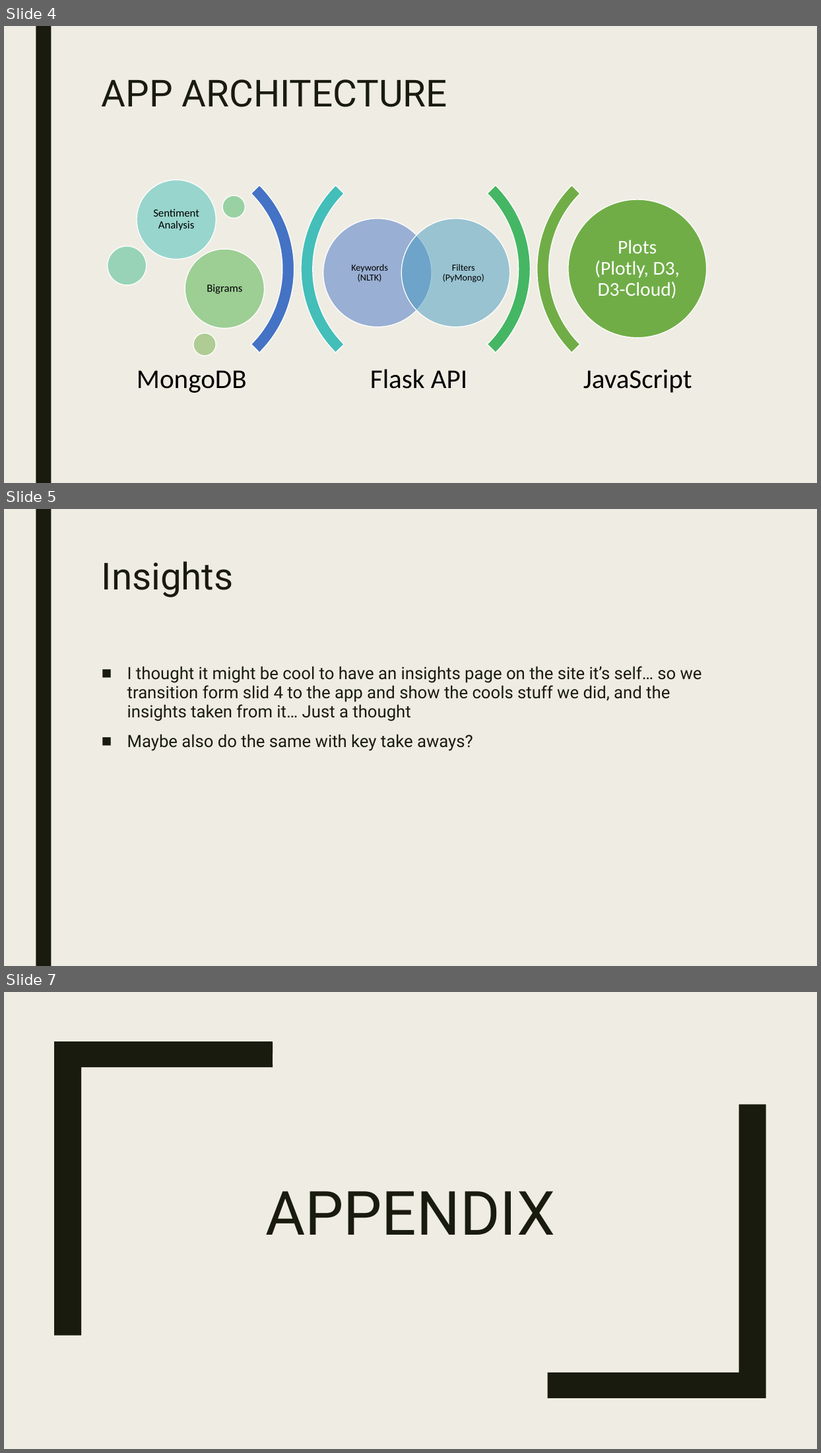
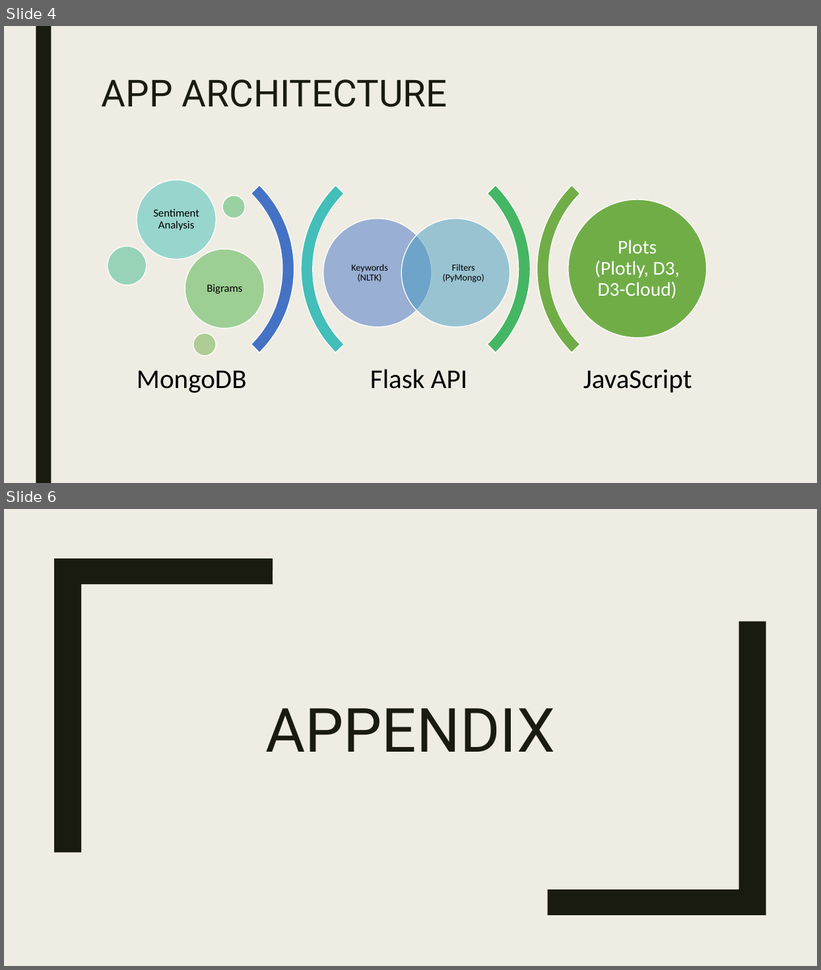
Before and after one commit to James-Ashley/sentiment-analysis-dashboard, a slide deck: Group_project2_deck.pptx. Shown one above the other, each under a label of ours: slides 4, 5 and 7 before the commit, slides 4 and 6 after it; the slides between them are not shown. The pictures are 821x1453 and 821x970 pixels, drawn with LibreOffice and Linux fonts; fonts in the diff are those of the drawing; background and template pictures are left out. Boxes give left, top, right and bottom in pixels: in the first picture for what was removed or moved away, otherwise in the second. Text is boxed around its words. In the diff, an @@ line names an element or a change of style, - is before the commit and + after.

```diff
--- a/Group_project2_deck.pptx
+++ b/Group_project2_deck.pptx
@@ slide 5 removed at <box>4,509,817,966</box>, background #EFEDE3; not listed: 1 template element that a slide beside it also shows @@
@@ title removed at <box>102,561,234,597</box> @@
-Insights
@@ text removed at <box>127,666,702,751</box> @@
-■ I thought it might be cool to have an insights page on the site it’s self… so we transition form slid 4 to the app and show the cools stuff we did, and the insights taken from it… Just a thought
-■ Maybe also do the same with key take aways?
@@ what was slide 7 is now slide 6 @@
```
Also in this commit, not shown: 3 slides changed, 2 slides added.
